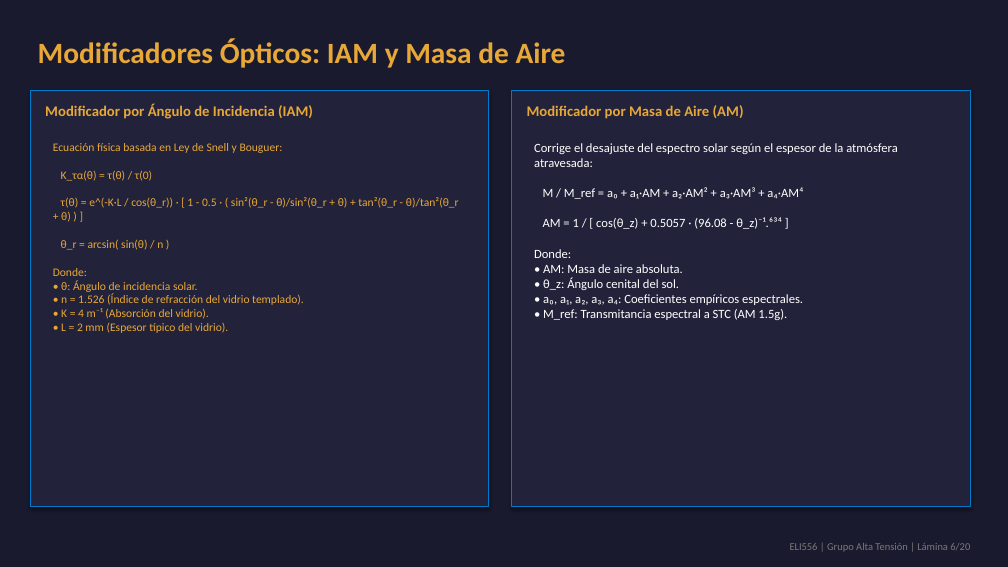
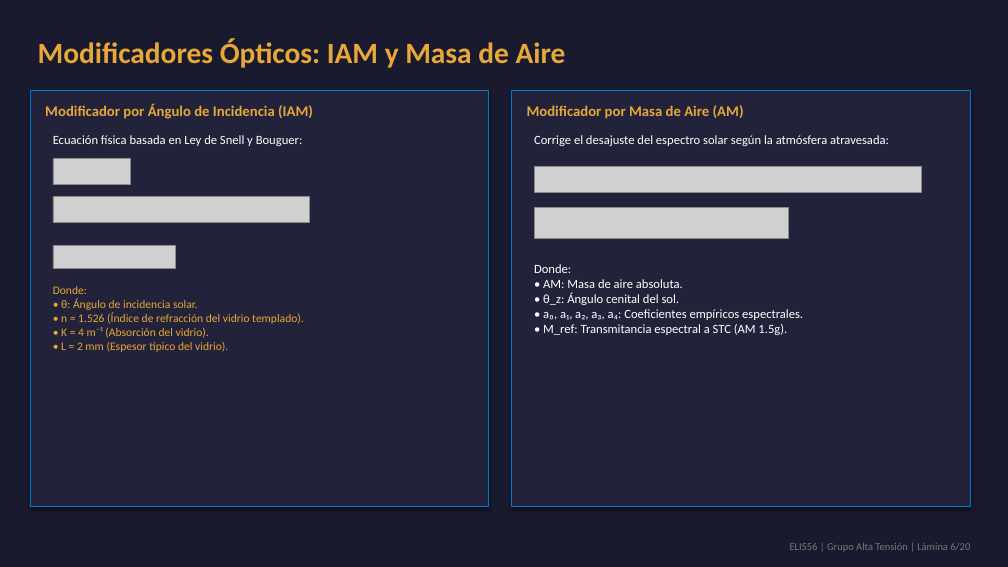
Before and after one commit to theChosen16/t2-paneles, a slide deck: slide 6 of output/Presentacion_Final_ELI556_Atacama.pptx. Drawn at 1008x567 pixels with LibreOffice and Linux fonts; fonts in the diff are those of the drawing; grey boxes stand for pictures. Boxes give left, top, right and bottom in pixels: in the first picture for what was removed or moved away, otherwise in the second. Text is boxed around its words. In the diff, an @@ line names an element or a change of style, - is before the commit and + after.

```diff
--- a/output/Presentacion_Final_ELI556_Atacama.pptx
+++ b/output/Presentacion_Final_ELI556_Atacama.pptx
@@ text added at [53, 135, 303, 146], 12 pt, text #FFFFFF @@
+Ecuación física basada en Ley de Snell y Bouguer:
@@ text added at [534, 135, 889, 146], 12 pt, text #FFFFFF @@
+Corrige el desajuste del espectro solar según la atmósfera atravesada:
@@ picture added at [53, 159, 130, 185] @@
@@ picture added at [535, 166, 923, 192] @@
@@ picture added at [53, 197, 309, 222] @@
@@ picture added at [535, 208, 789, 238] @@
@@ picture added at [53, 246, 175, 268] @@
@@ text at [534, 264, 803, 335]: text changed @@
-Corrige el desajuste del espectro solar según el espesor de la atmósfera atravesada:
-M / M_ref = a₀ + a₁·AM + a₂·AM² + a₃·AM³ + a₄·AM⁴
-AM = 1 / [ cos(θ_z) + 0.5057 · (96.08 - θ_z)⁻¹.⁶³⁴ ]
-Donde:
-• AM: Masa de aire absoluta.
-• θ_z: Ángulo cenital del sol.
-• a₀, a₁, a₂, a₃, a₄: Coeficientes empíricos espectrales.
-• M_ref: Transmitancia espectral a STC (AM 1.5g).
+Donde:
+• AM: Masa de aire absoluta.
+• θ_z: Ángulo cenital del sol.
+• a₀, a₁, a₂, a₃, a₄: Coeficientes empíricos espectrales.
+• M_ref: Transmitancia espectral a STC (AM 1.5g).
@@ text at [53, 286, 304, 352]: text changed @@
-Ecuación física basada en Ley de Snell y Bouguer:
-K_τα(θ) = τ(θ) / τ(0)
-τ(θ) = e^(-K·L / cos(θ_r)) · [ 1 - 0.5 · ( sin²(θ_r - θ)/sin²(θ_r + θ) + tan²(θ_r - θ)/tan²(θ_r + θ) ) ]
-θ_r = arcsin( sin(θ) / n )
-Donde:
-• θ: Ángulo de incidencia solar.
-• n = 1.526 (Índice de refracción del vidrio templado).
-• K = 4 m⁻¹ (Absorción del vidrio).
-• L = 2 mm (Espesor típico del vidrio).
+Donde:
+• θ: Ángulo de incidencia solar.
+• n = 1.526 (Índice de refracción del vidrio templado).
+• K = 4 m⁻¹ (Absorción del vidrio).
+• L = 2 mm (Espesor típico del vidrio).
```
Also in this commit, not shown: 6 other slides changed, 9 other files.
